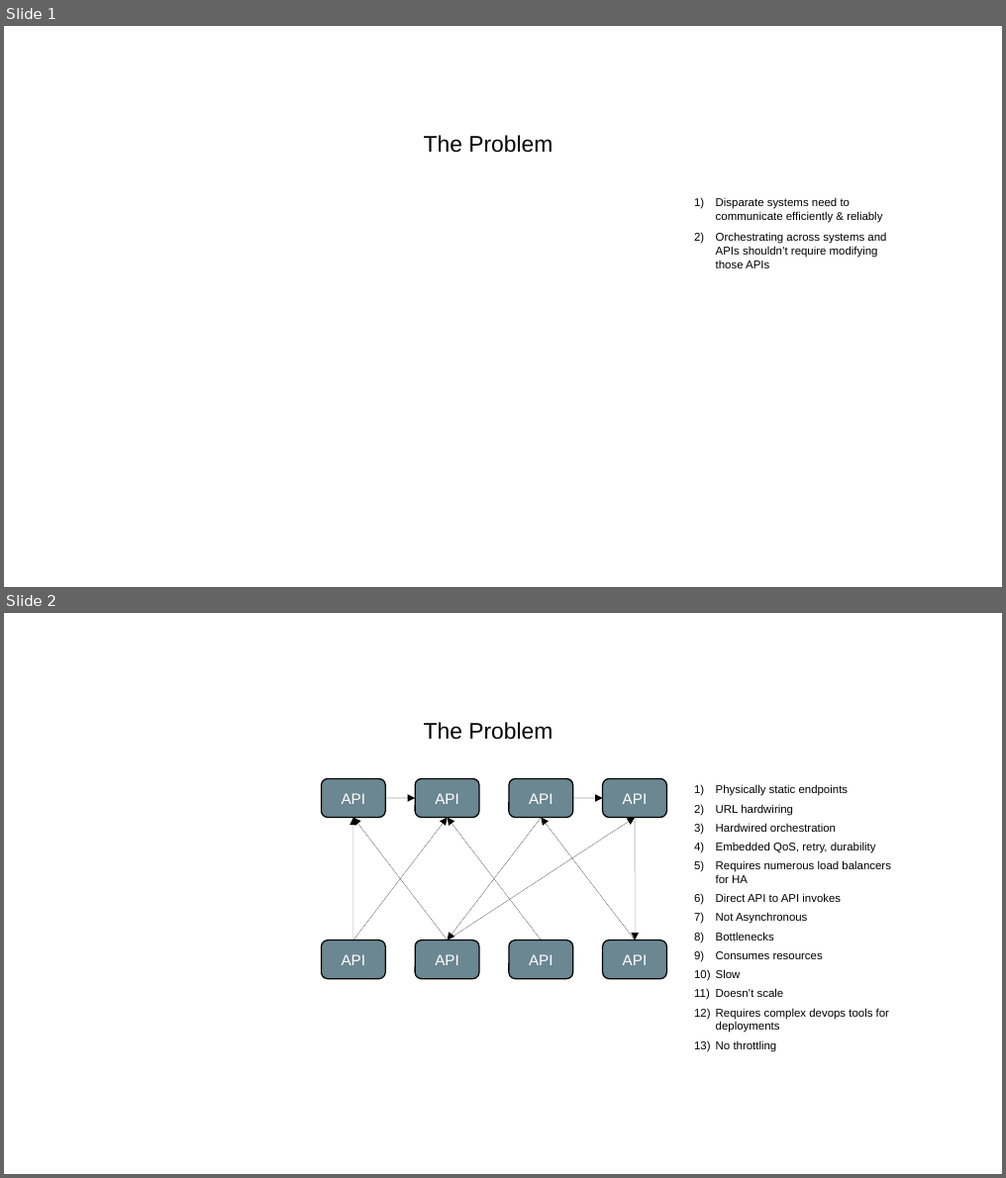
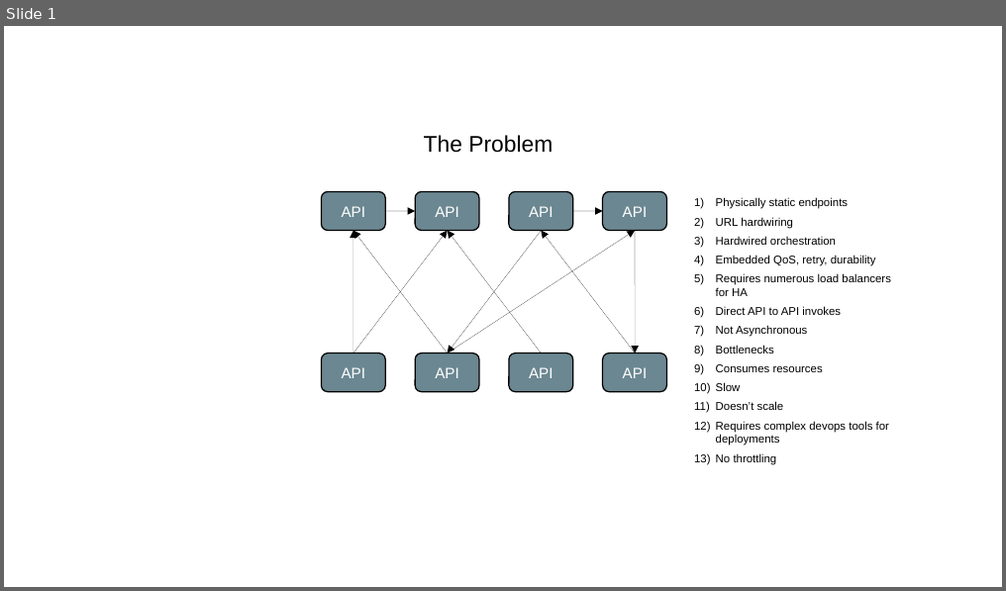
Before and after one commit to radiantone/pyfi-private, a slide deck: docs/problem-solution.odp. Shown one above the other, each under a label of ours: slides 1 and 2 before the commit, slide 1 after it. The pictures are 1006x1178 and 1006x591 pixels, drawn with LibreOffice and Linux fonts; fonts in the diff are those of the drawing. Boxes give left, top, right and bottom in pixels: in the first picture for what was removed or moved away, otherwise in the second. Text is boxed around its words. In the diff, an @@ line names an element or a change of style, - is before the commit and + after.

```diff
--- a/docs/problem-solution.odp
+++ b/docs/problem-solution.odp
@@ slide 1 removed at [4,26,1002,587], background #FFFFFF @@
@@ text removed at [424,135,552,153] @@
-The Problem
@@ text removed at [716,197,886,269] @@
-1) Disparate systems need to communicate efficiently & reliably
-2) Orchestrating across systems and APIs shouldn’t require modifying those APIs
@@ what was slide 2 is now slide 1 @@
```
Also in this commit, not shown: 2 slides changed, 5 other files.
